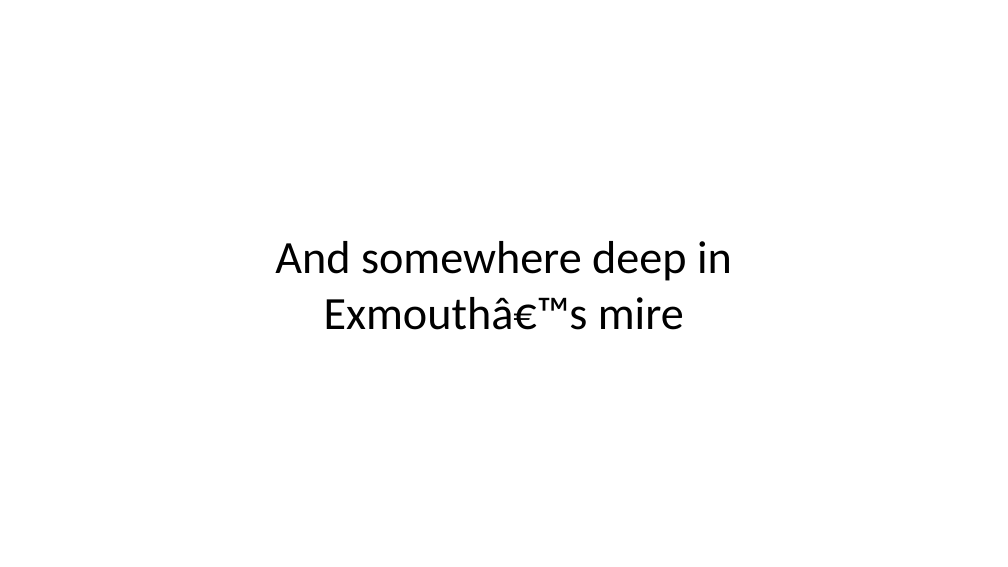
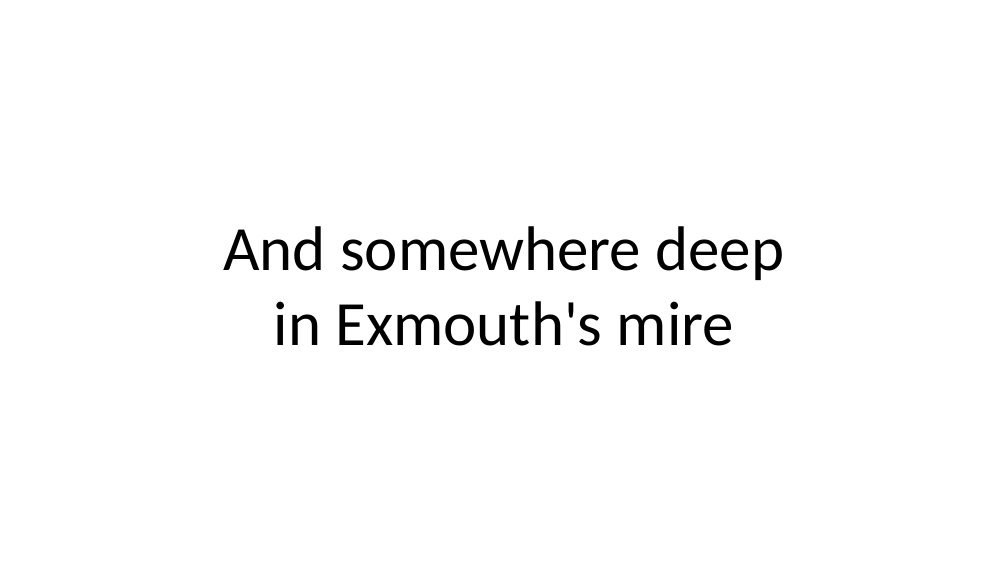
Before and after one commit to aadennis/VbaSandbox, a slide deck: slide 14 of PowerPointVba/poem.pptm (slide 7 before the commit). Drawn at 1008x567 pixels with LibreOffice and Linux fonts; fonts in the diff are those of the drawing. Boxes give left, top, right and bottom in pixels: in the first picture for what was removed or moved away, otherwise in the second. Text is boxed around its words. In the diff, an @@ line names an element or a change of style, - is before the commit and + after.

```diff
--- a/PowerPointVba/poem.pptm
+++ b/PowerPointVba/poem.pptm
@@ text at (223,226,784,346): text changed; size 44 to 60 pt @@
-And somewhere deep in Exmouthâ€™s mire
+And somewhere deep in Exmouth's mire
```
Also in this commit, not shown: 7 other slides changed, 9 slides added, 3 other files.
